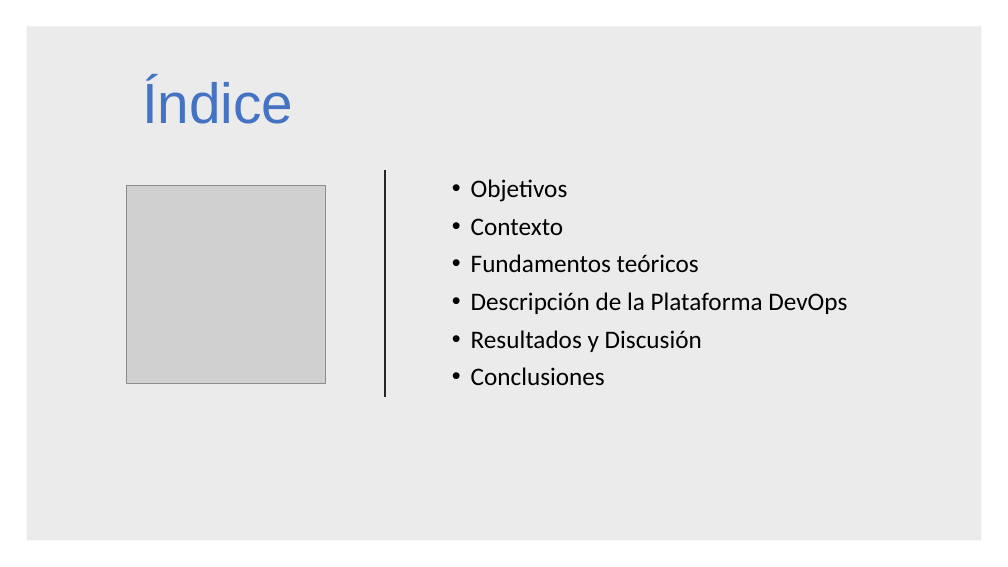
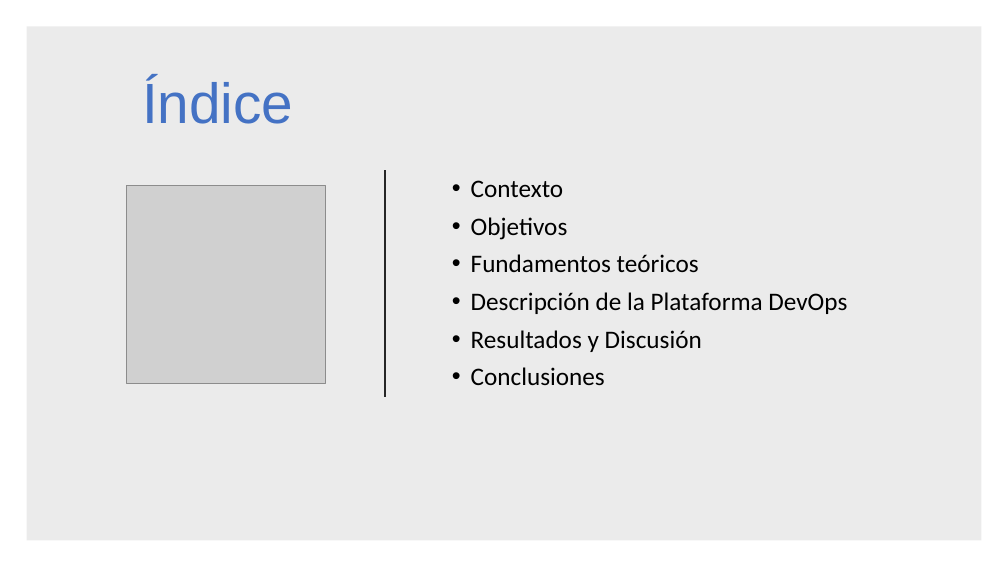
Before and after one commit to alfonsodiezramirez-upm/vagrant-ELK-edgeCluster, a slide deck: slide 2 of Presentación PFM.pptx. Drawn at 1008x567 pixels with LibreOffice and Linux fonts; fonts in the diff are those of the drawing; grey boxes stand for pictures. Boxes give left, top, right and bottom in pixels: in the first picture for what was removed or moved away, otherwise in the second. Text is boxed around its words. In the diff, an @@ line names an element or a change of style, - is before the commit and + after.

```diff
--- a/Presentación PFM.pptx
+++ b/Presentación PFM.pptx
@@ text at bbox=[471, 180, 564, 197]: paragraph added @@
+• Contexto
@@ text at bbox=[471, 218, 564, 235]: paragraph removed @@
-• Contexto
```
Also in this commit, not shown: 2 other slides changed, 2 slides added.
